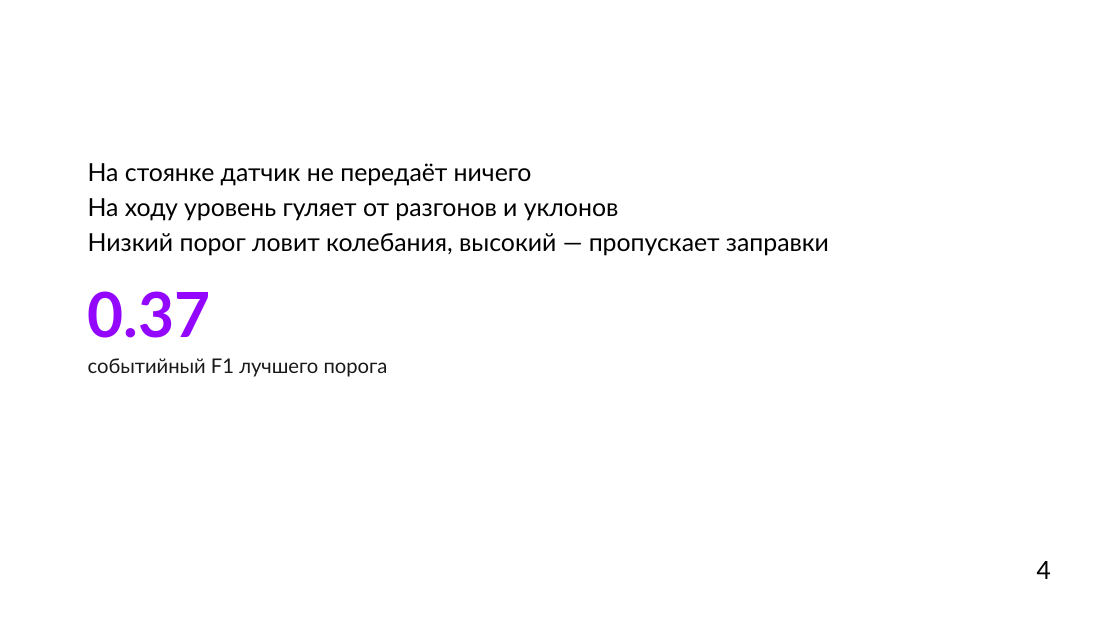
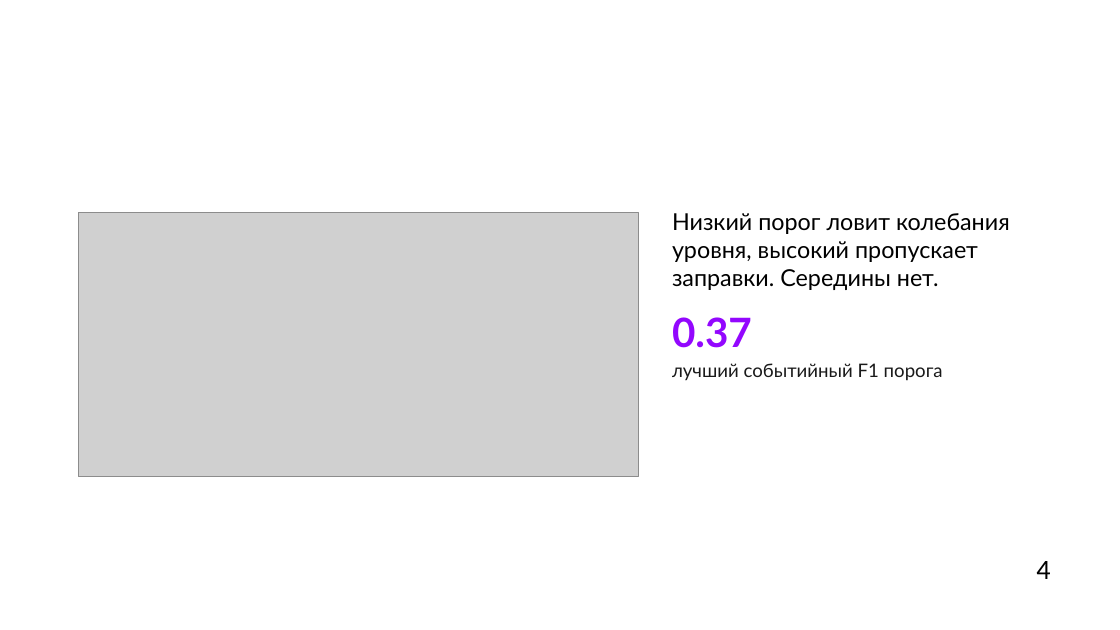
Before and after one commit to hehehelp123/fuel-refuel-lab, a slide deck: slide 4 of Лаба_заправки.pptx. Drawn at 1120x630 pixels with LibreOffice and Linux fonts; fonts in the diff are those of the drawing; grey boxes stand for pictures; background and template pictures are left out. Boxes give left, top, right and bottom in pixels: in the first picture for what was removed or moved away, otherwise in the second. Text is boxed around its words. In the diff, an @@ line names an element or a change of style, - is before the commit and + after.

```diff
--- a/Лаба_заправки.pptx
+++ b/Лаба_заправки.pptx
@@ text "Низкий порог ловит колебания уровня, ...": place and size @@
-text "Низкий порог ловит колебания уровня, ..." at box(88, 163, 829, 377)
+text "Низкий порог ловит колебания уровня, ..." at box(672, 213, 1010, 381)
@@ picture added at box(78, 213, 638, 477) @@
@@ text at box(672, 213, 1010, 290): text changed; size 16 to 15 pt @@
-На стоянке датчик не передаёт ничего
-На ходу уровень гуляет от разгонов и уклонов
-Низкий порог ловит колебания, высокий — пропускает заправки
+Низкий порог ловит колебания уровня, высокий пропускает заправки. Середины нет.
@@ text at box(672, 317, 752, 348): size 40 to 26 pt in "0.37"; less space between paragraphs @@
@@ text at box(672, 363, 943, 381): text changed; size 13 to 12 pt @@
-событийный F1 лучшего порога
+лучший событийный F1 порога
```
Also in this commit, not shown: 9 other slides changed, 1 slide added, 2 slides removed, 10 other files.
